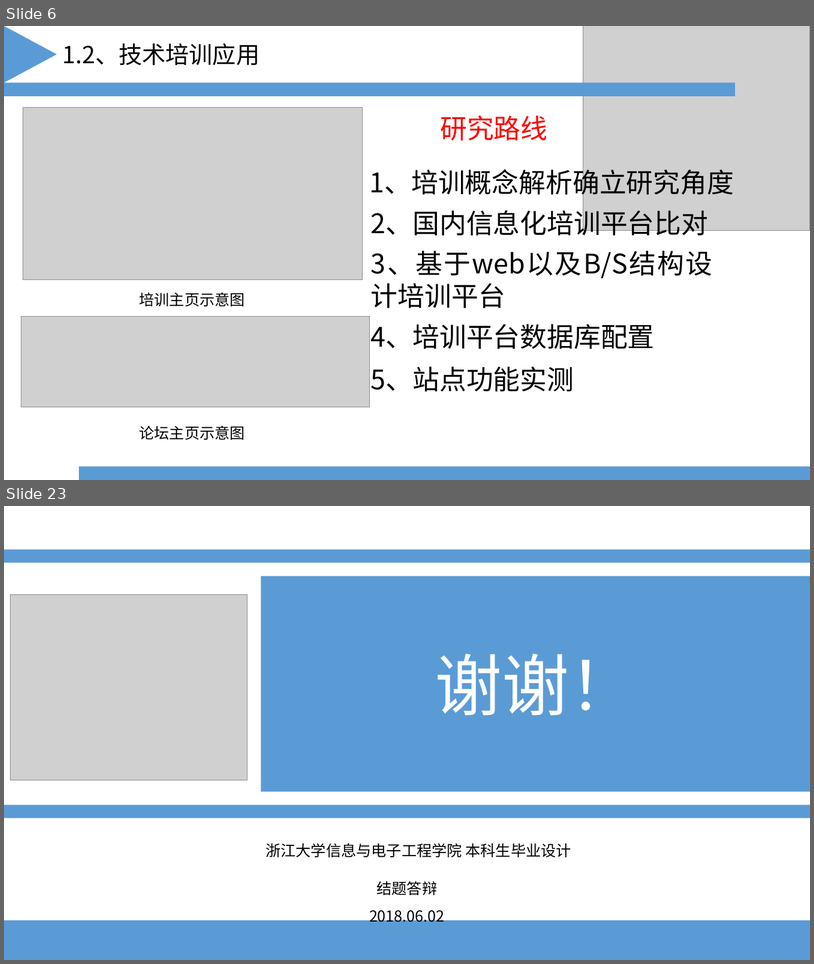
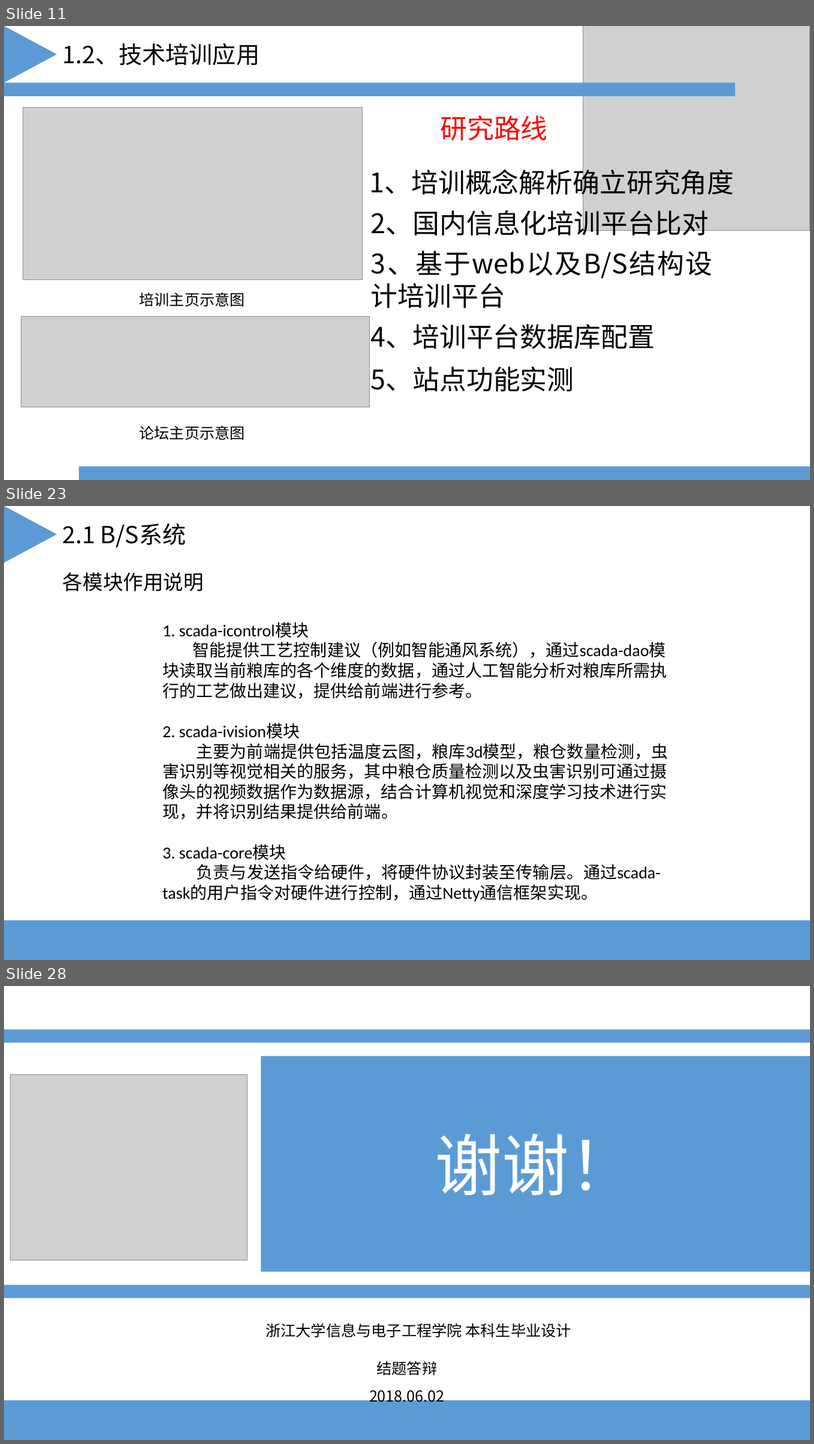
Before and after one commit to yangkaigithub/scada-task, a slide deck: 文档/毕设答辩.ppt. Shown one above the other, each under a label of ours: slides 6 and 23 before the commit, slides 11, 23 and 28 after it; the slides between them are not shown. The pictures are 814x964 and 814x1444 pixels, drawn with LibreOffice and Linux fonts; fonts in the diff are those of the drawing; grey boxes stand for pictures. Boxes give left, top, right and bottom in pixels: in the first picture for what was removed or moved away, otherwise in the second. Text is boxed around its words. In the diff, an @@ line names an element or a change of style, - is before the commit and + after.

```diff
--- a/文档/毕设答辩.ppt
+++ b/文档/毕设答辩.ppt
@@ slide 23 added at (4, 506, 810, 960), background #FFFFFF @@
@@ triangle added at (5, 506, 57, 562), fill #5B9BD5 @@
@@ text added at (63, 523, 186, 547), 28 pt, text #000000 @@
+2.1 B/S系统
@@ text added at (63, 572, 204, 591), 24 pt, text #000000 @@
+各模块作用说明
@@ text added at (162, 622, 668, 901), 20 pt, text #000000 @@
+1. scada-icontrol模块
+智能提供工艺控制建议（例如智能通风系统），通过scada-dao模块读取当前粮库的各个维度的数据，通过人工智能分析对粮库所需执行的工艺做出建议，提供给前端进行参考。
+2. scada-ivision模块
+主要为前端提供包括温度云图，粮库3d模型，粮仓数量检测，虫害识别等视觉相关的服务，其中粮仓质量检测以及虫害识别可通过摄像头的视频数据作为数据源，结合计算机视觉和深度学习技术进行实现，并将识别结果提供给前端。
+3. scada-core模块
+负责与发送指令给硬件，将硬件协议封装至传输层。通过scada-task的用户指令对硬件进行控制，通过Netty通信框架实现。
@@ rectangle added at (4, 920, 810, 960), fill #5B9BD5 @@
@@ what was slide 6 is now slide 11 @@
@@ what was slide 23 is now slide 28 @@
```
Also in this commit, not shown: 16 slides changed, 8 other slides added, 4 slides removed, 6 other files.
